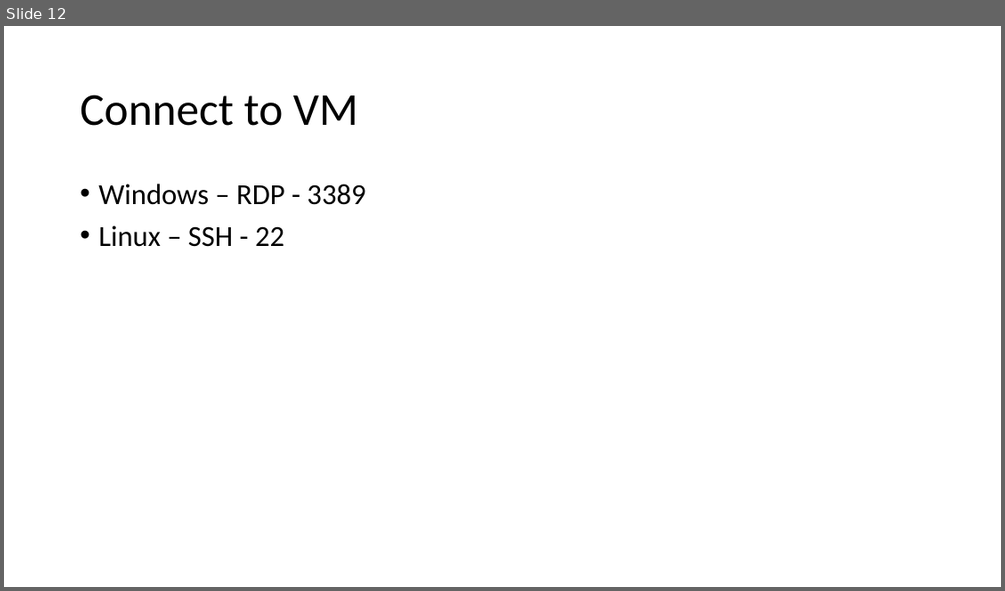
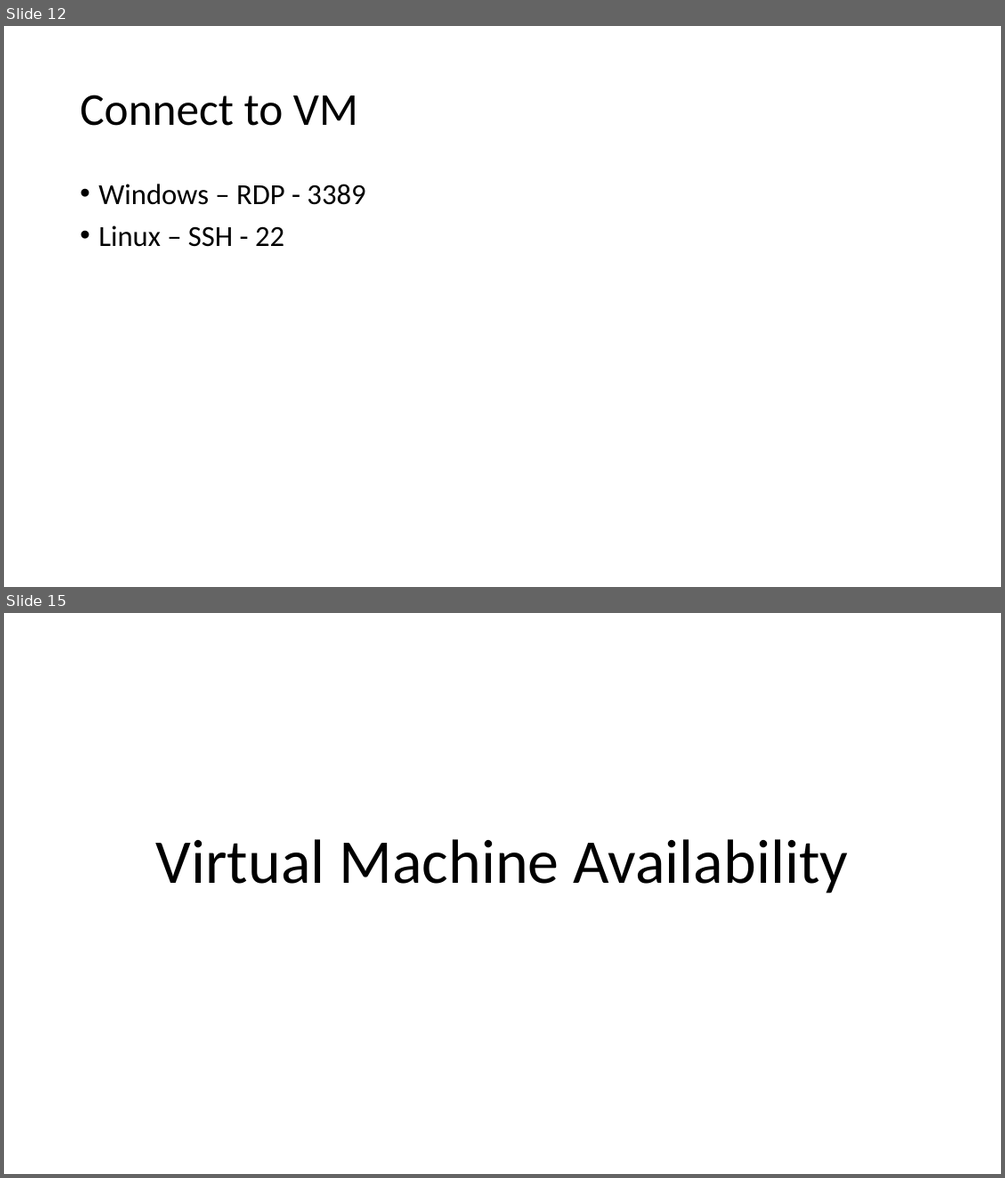
Before and after one commit to Anwarthajudeen/09Sep-AZ104, a slide deck: Azure Virtual Machines.pptx. Shown one above the other, each under a label of ours: slide 12 before the commit, slides 12 and 15 after it; the slides between them are not shown. The pictures are 1005x591 and 1005x1178 pixels, drawn with LibreOffice and Linux fonts; fonts in the diff are those of the drawing. Boxes give left, top, right and bottom in pixels: in the first picture for what was removed or moved away, otherwise in the second. Text is boxed around its words. In the diff, an @@ line names an element or a change of style, - is before the commit and + after.

```diff
--- a/Azure Virtual Machines.pptx
+++ b/Azure Virtual Machines.pptx
@@ slide 15 added at box(4, 613, 1001, 1174), background #FFFFFF @@
@@ title added at box(156, 839, 849, 893), 60 pt, text #000000 @@
+Virtual Machine Availability
```
Also in this commit, not shown: 10 other slides added.
